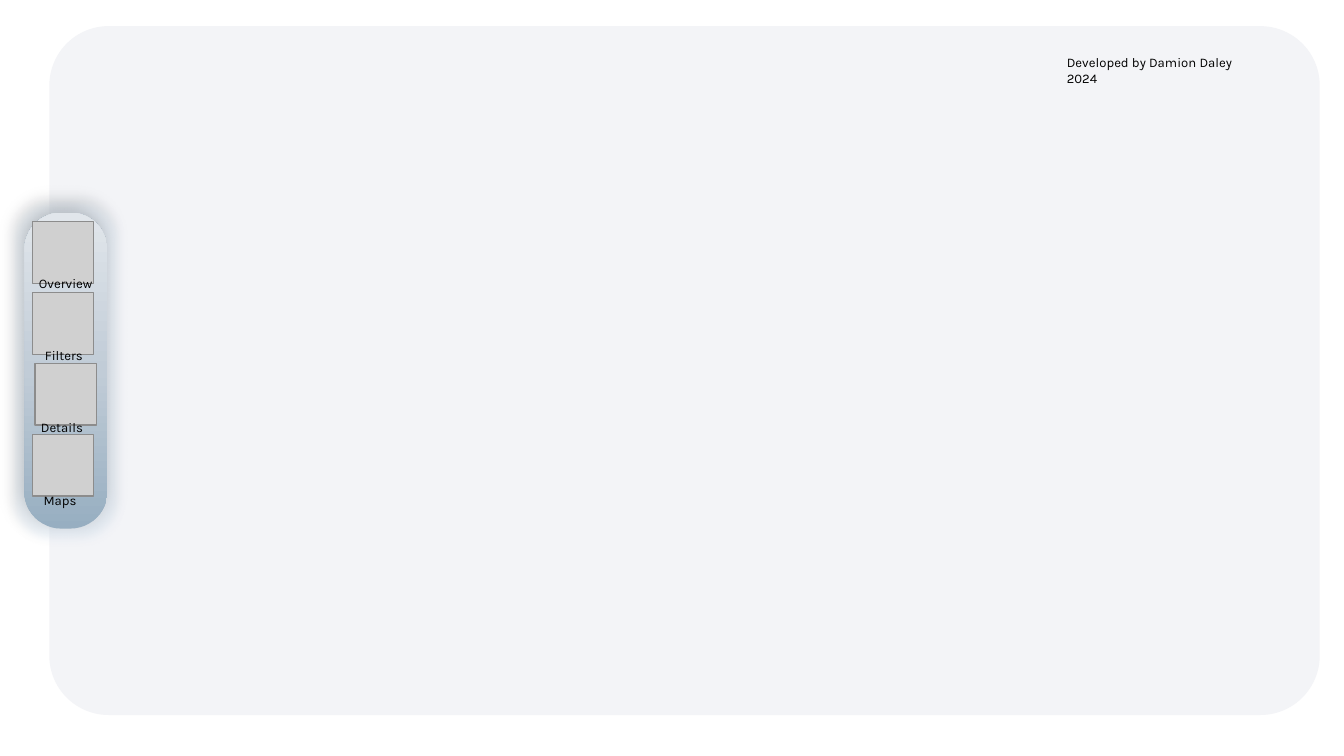
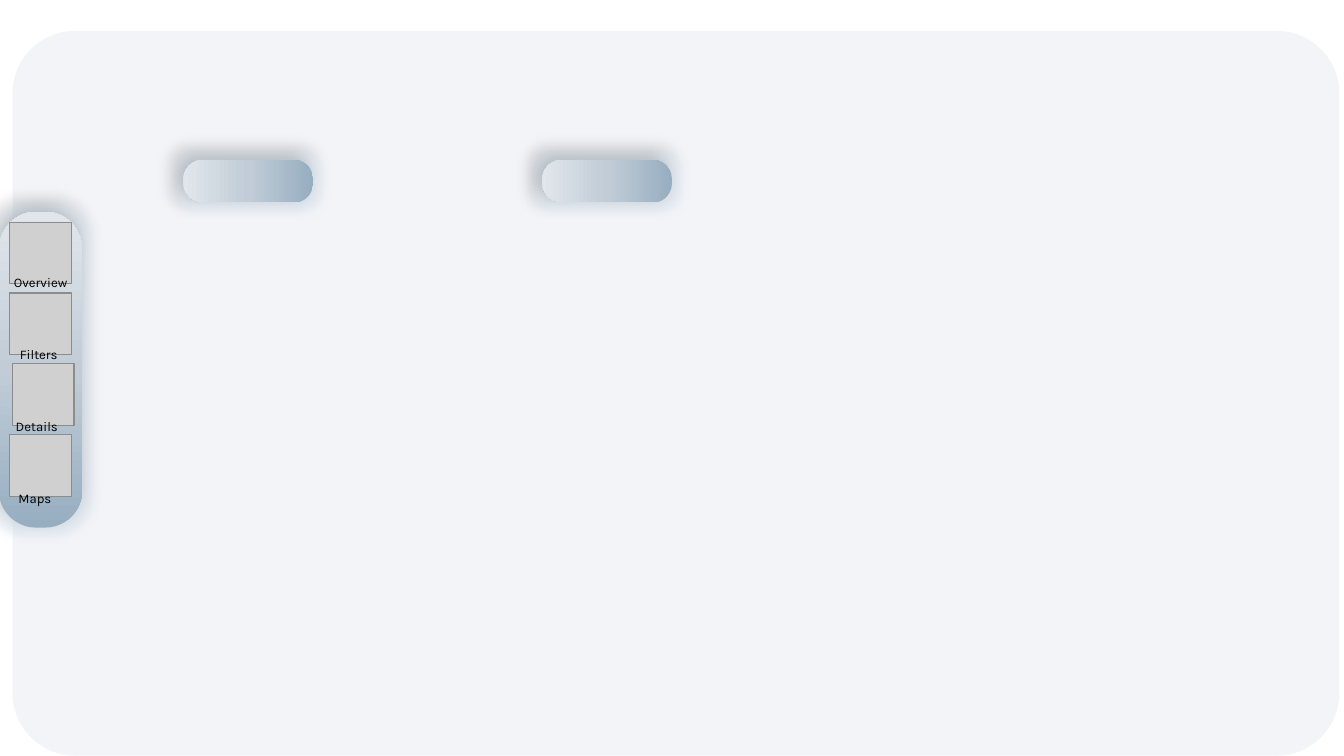
Before and after one commit to damiondaley45/New-Jersey-City-Bikes---Analysis, a slide deck: slide 2 of Img/citibike.pptx. Drawn at 1344x756 pixels with LibreOffice and Linux fonts; fonts in the diff are those of the drawing; grey boxes stand for pictures. Boxes give left, top, right and bottom in pixels: in the first picture for what was removed or moved away, otherwise in the second. Text is boxed around its words. In the diff, an @@ line names an element or a change of style, - is before the commit and + after.

```diff
--- a/Img/citibike.pptx
+++ b/Img/citibike.pptx
@@ rounded rectangle: place and size @@
-rounded rectangle at bbox=[50, 26, 1320, 715]
+rounded rectangle at bbox=[13, 31, 1339, 755]
@@ text removed at bbox=[1067, 58, 1233, 83] @@
-Developed by Damion Daley 2024
@@ rounded rectangle added at bbox=[183, 160, 314, 202], fill gradient #98ADC1 to #C2CDD7 to #E1E6EB @@
@@ rounded rectangle added at bbox=[542, 160, 672, 202], fill gradient #98ADC1 to #C2CDD7 to #E1E6EB @@
@@ 4 texts, 3 pictures, 1 rounded rectangle: place and size @@
-4 texts, 3 pictures, 1 rounded rectangle at bbox=[24, 212, 107, 528]
+4 texts, 3 pictures, 1 rounded rectangle at bbox=[0, 211, 82, 527]
@@ picture: place and size @@
-picture at bbox=[35, 363, 97, 425]
+picture at bbox=[13, 364, 75, 426]
```
Also in this commit, not shown: 1 other slide changed, 16 other files.
